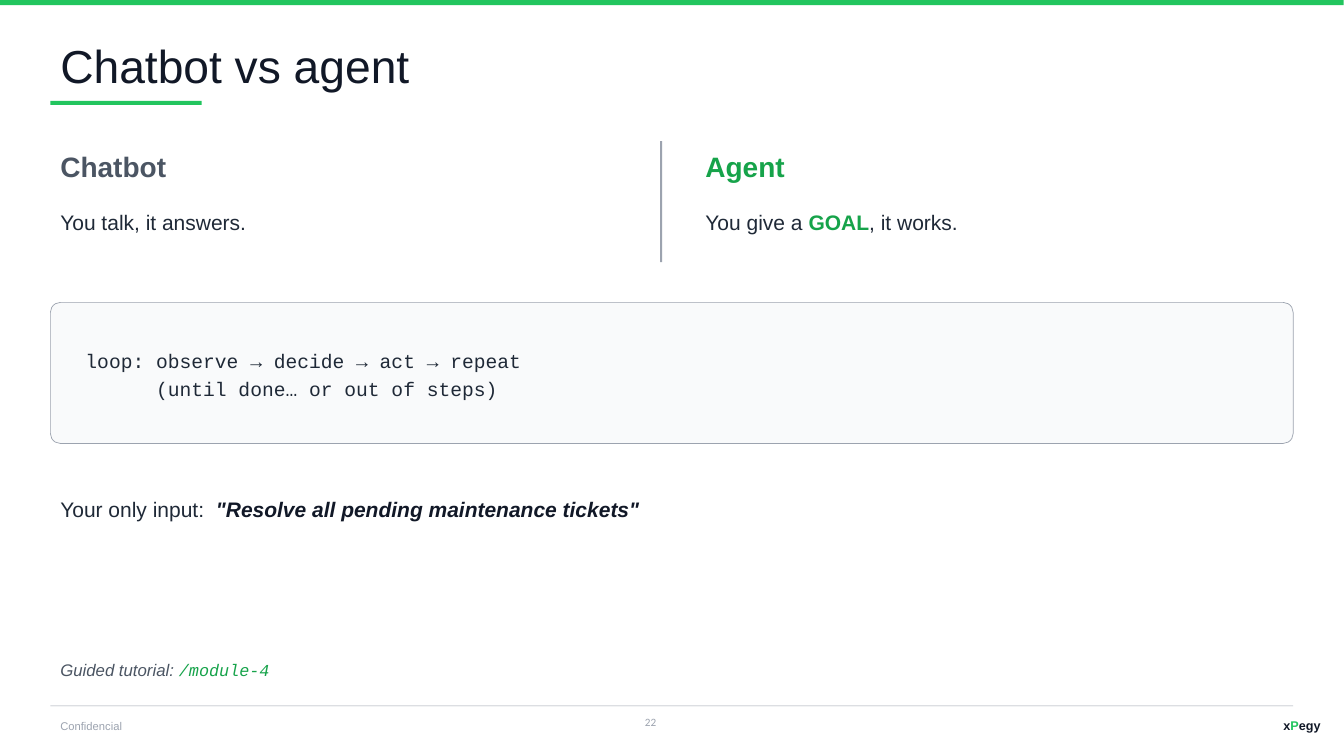
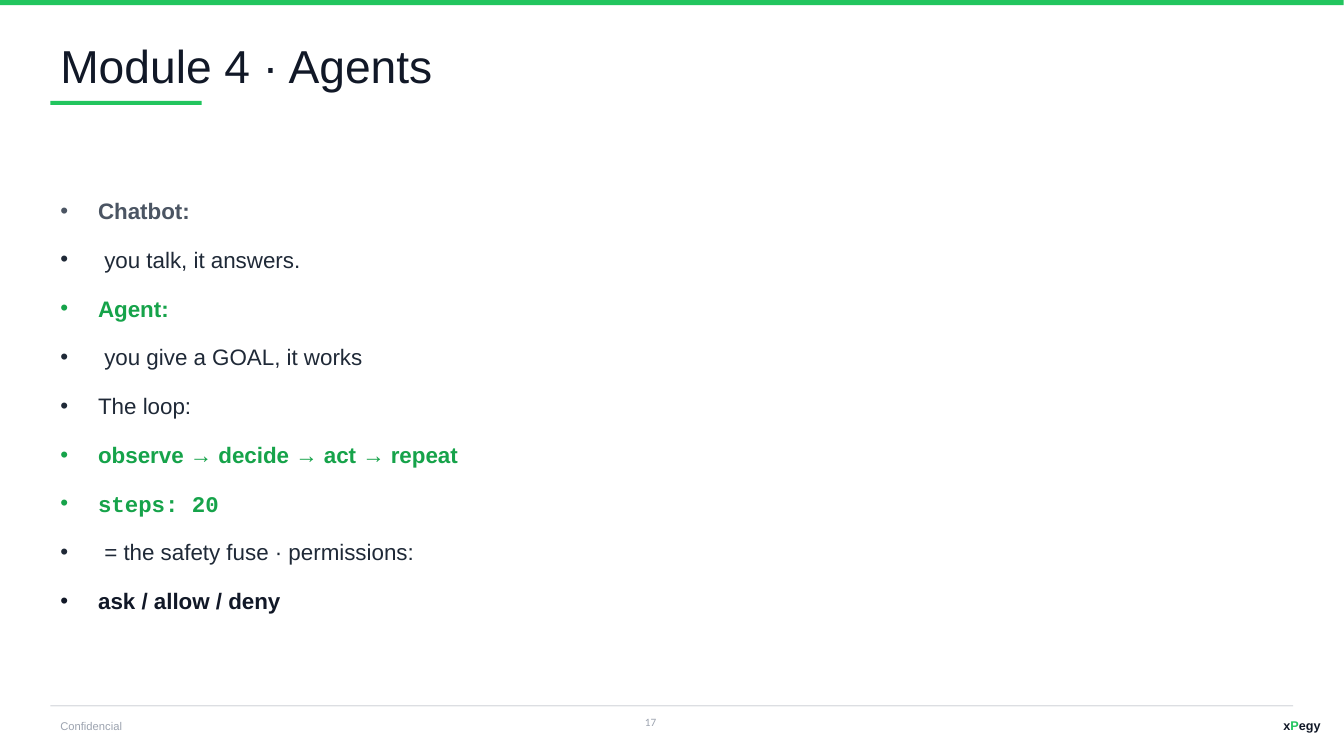
Before and after one commit to JaviPege/mundus-ai-programming-course, a slide deck: slide 17 of AI-EBike-Fleet-Manager-Workshop.pptx (slide 22 before the commit). Drawn at 1344x756 pixels with LibreOffice and Linux fonts; fonts in the diff are those of the drawing. Boxes give left, top, right and bottom in pixels: in the first picture for what was removed or moved away, otherwise in the second. Text is boxed around its words. In the diff, an @@ line names an element or a change of style, - is before the commit and + after.

Commit message:
Add pre-fabricated demo sessions, tutor fixes and dual-engine SQLite
- demos/: one project per module (m1-bare, m2-grounded, m3-tools, m4-agent)
  with a recorded, renamed DEMO session each (same prompt, different output)
- tools/: export/import scripts for the demo session pack (opencode.db)
- fleet.ts: dual-import (node:sqlite for the desktop app, bun:sqlite for
  the CLI) — the desktop app cannot load bun: modules (Node ESM host)
- tutor commands: module-2 hallucination demo as in-session roleplay
  (tools visible in starter prevent real hallucinations); all commands now
  require a full OpenCode RESTART after .opencode edits (no hot reload,
  verified) instead of just a new session
- slides + PPTX: 20-slide deck (prereqs / how AI works / module+demo)
- instructor guide: no-hot-reload quirk, dual-engine warning, demo pack
- gitignore: Office lock files

```diff
--- a/AI-EBike-Fleet-Manager-Workshop.pptx
+++ b/AI-EBike-Fleet-Manager-Workshop.pptx
@@ text at (60,49,433,93): text changed @@
-Chatbot vs agent
+Module 4 · Agents
@@ rectangle removed at (660,141,662,262) @@
@@ text removed at (60,156,166,178) @@
-Chatbot
@@ text removed at (705,157,784,182) @@
-Agent
@@ text "Chatbot:" at (98,203,458,614): vertical alignment middle to top @@
@@ text at (98,203,458,614): text changed; size 14 to 16 pt; font Courier New to Arial @@
-loop: observe → decide → act → repeat
-(until done… or out of steps)
+• Chatbot:
+• you talk, it answers.
+• Agent:
+• you give a GOAL, it works
+• The loop:
+• observe → decide → act → repeat
+• steps: 20
+• = the safety fuse · permissions:
+• ask / allow / deny
@@ text removed at (60,214,246,233) @@
-You talk, it answers.
@@ text removed at (705,214,958,234) @@
-You give a GOAL, it works.
@@ rounded rectangle removed at (50,302,1294,444) @@
@@ text removed at (60,501,639,521) @@
-Your only input: "Resolve all pending maintenance tickets"
@@ text removed at (60,664,270,677) @@
-Guided tutorial: /module-4
@@ page number at (645,719,656,726): text changed @@
-22
+17
```
Also in this commit, not shown: 7 other slides changed, 8 slides added, 14 slides removed, 30 other files.
